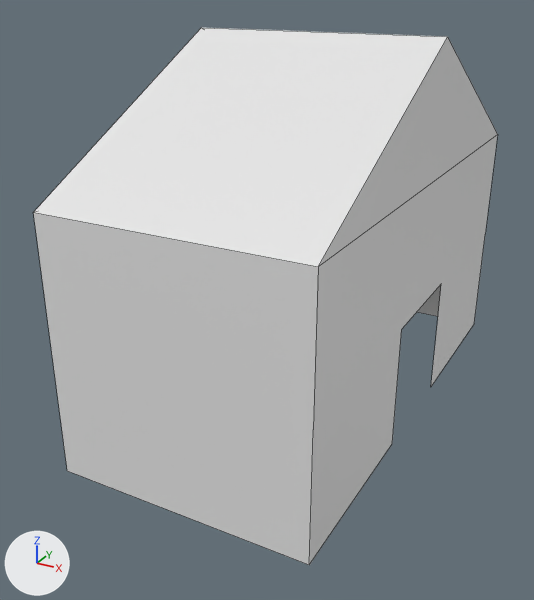
The Blender file assets/house.blend, before and after one commit.
The view is the same before and after, from a 50 mm camera at (2.5, -5.27, 3.38) aimed at (-0.18, -0.4, 0.95). Arrows for +X, +Y and +Z are at lower left; the lights stay in place. Mesh edges are drawn as thin lines.

The first picture shows 'House'.
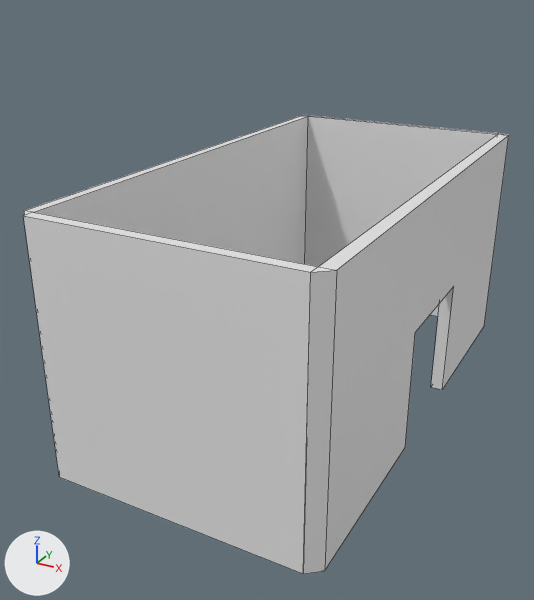
What the commit changed:
me_cube_001 is used by ob_house; location (0.0, 0.0, 1.0).
me_cube_001 had 16 vertices, 8 faces and spanned x -1.0..1.0, y -2.0..2.0, z -1.0..2.0.
me_cube_001 now has 33 vertices, 32 faces and spans x -1.08..1.11, y -2.09..2.05, z -1.0..1.0.
Part 1, on me_cube_001:
4 vertices are removed from x -1.0..1.0, y -2.0..2.0, z 0.0..2.0.
8 faces are deleted.
13 vertices are added at x -1.08..1.0, y -2.09..2.05, z -1.0..1.0.
8 new vertices lie (0.11, 0.0, 0.0) away from vertices in x 1.0, y -2.0..2.0, z -1.0..1.0.
32 new faces join them.

Where the change shows, as pixel boxes (x1, y1, x2, y2) in the pictures (534 x 600 px):
'House', reshaped (15% shorter): before (34, 27, 498, 565); after (23, 116, 509, 574)
